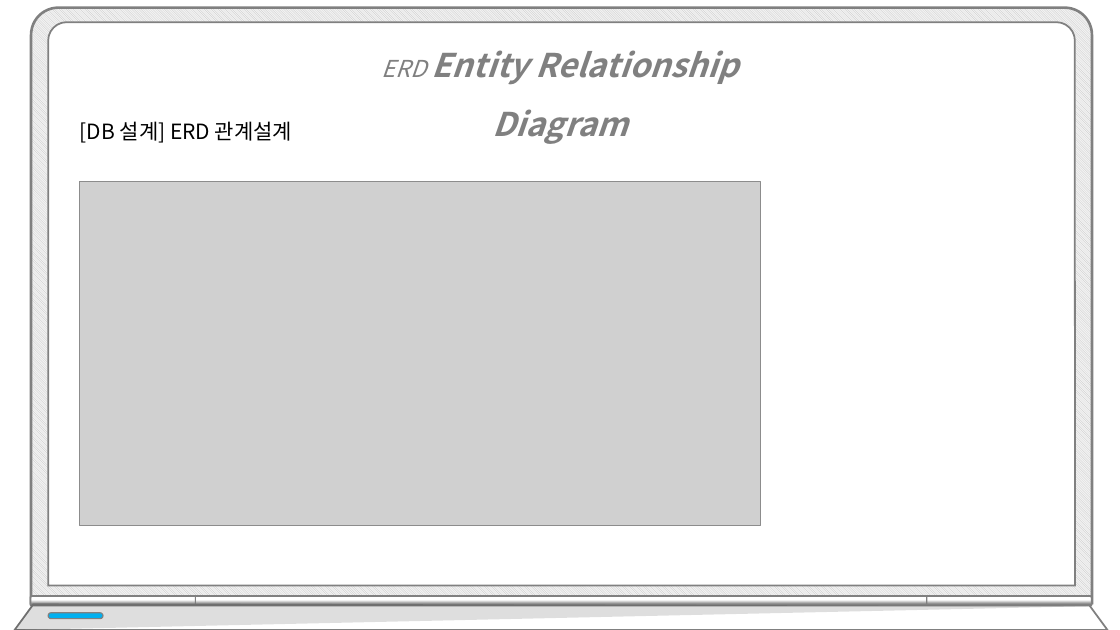
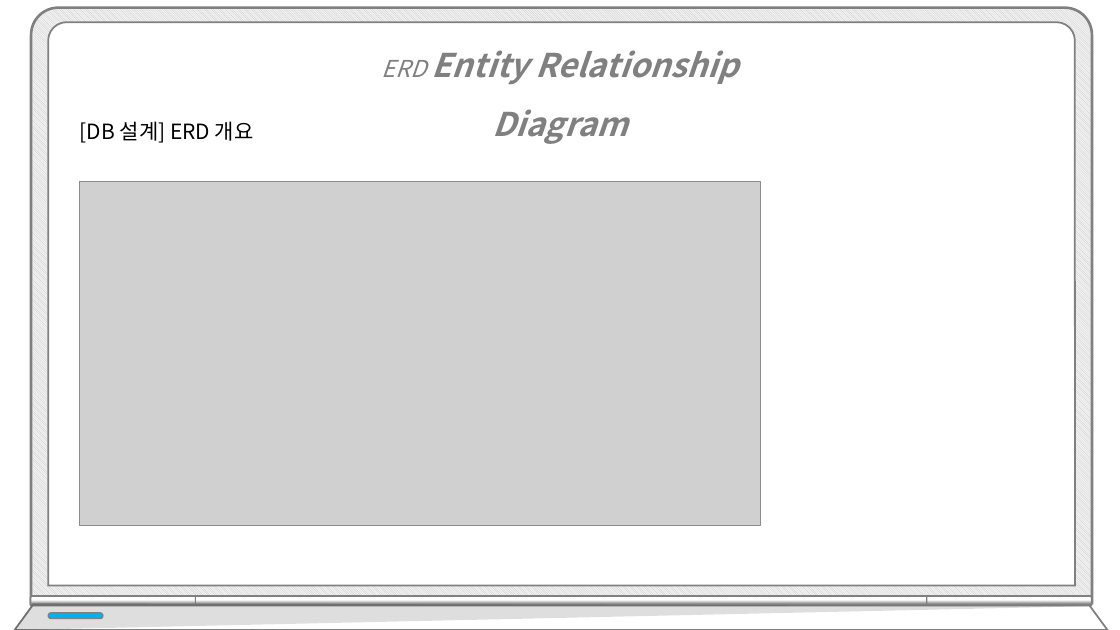
Before and after one commit to hhsw07/ezen-academy-projects, a slide deck: slide 13 of WebContent/발표/4차/프로젝트5_4차.pptx. Drawn at 1120x630 pixels with LibreOffice and Linux fonts; fonts in the diff are those of the drawing; grey boxes stand for pictures. Boxes give left, top, right and bottom in pixels: in the first picture for what was removed or moved away, otherwise in the second. Text is boxed around its words. In the diff, an @@ line names an element or a change of style, - is before the commit and + after.

```diff
--- a/WebContent/발표/4차/프로젝트5_4차.pptx
+++ b/WebContent/발표/4차/프로젝트5_4차.pptx
@@ text at [80, 121, 254, 143]: text changed @@
-[DB 설계] ERD 관계설계
+[DB 설계] ERD 개요
```
Also in this commit, not shown: 15 other slides changed, 7 slides added.
